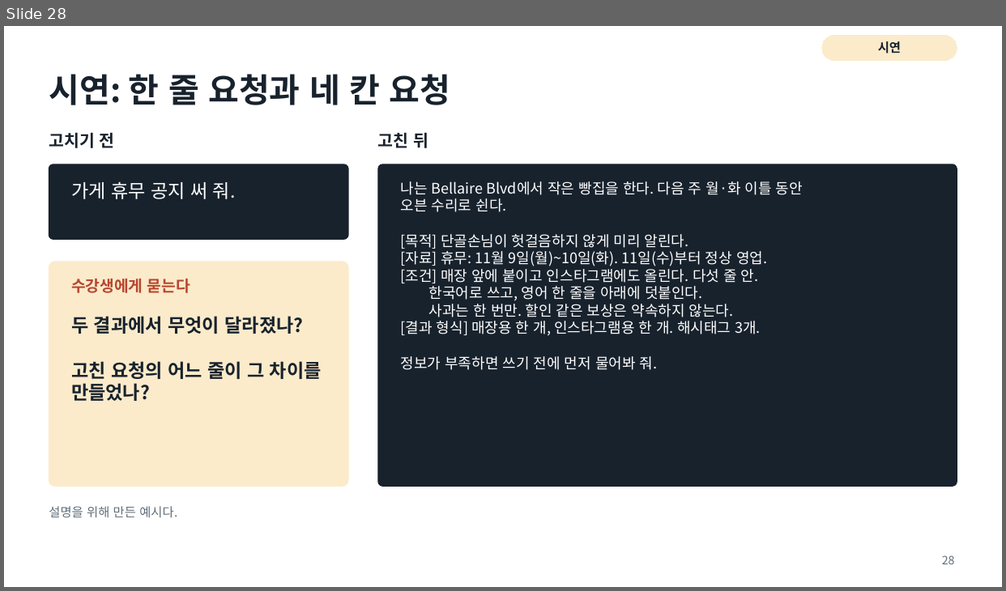
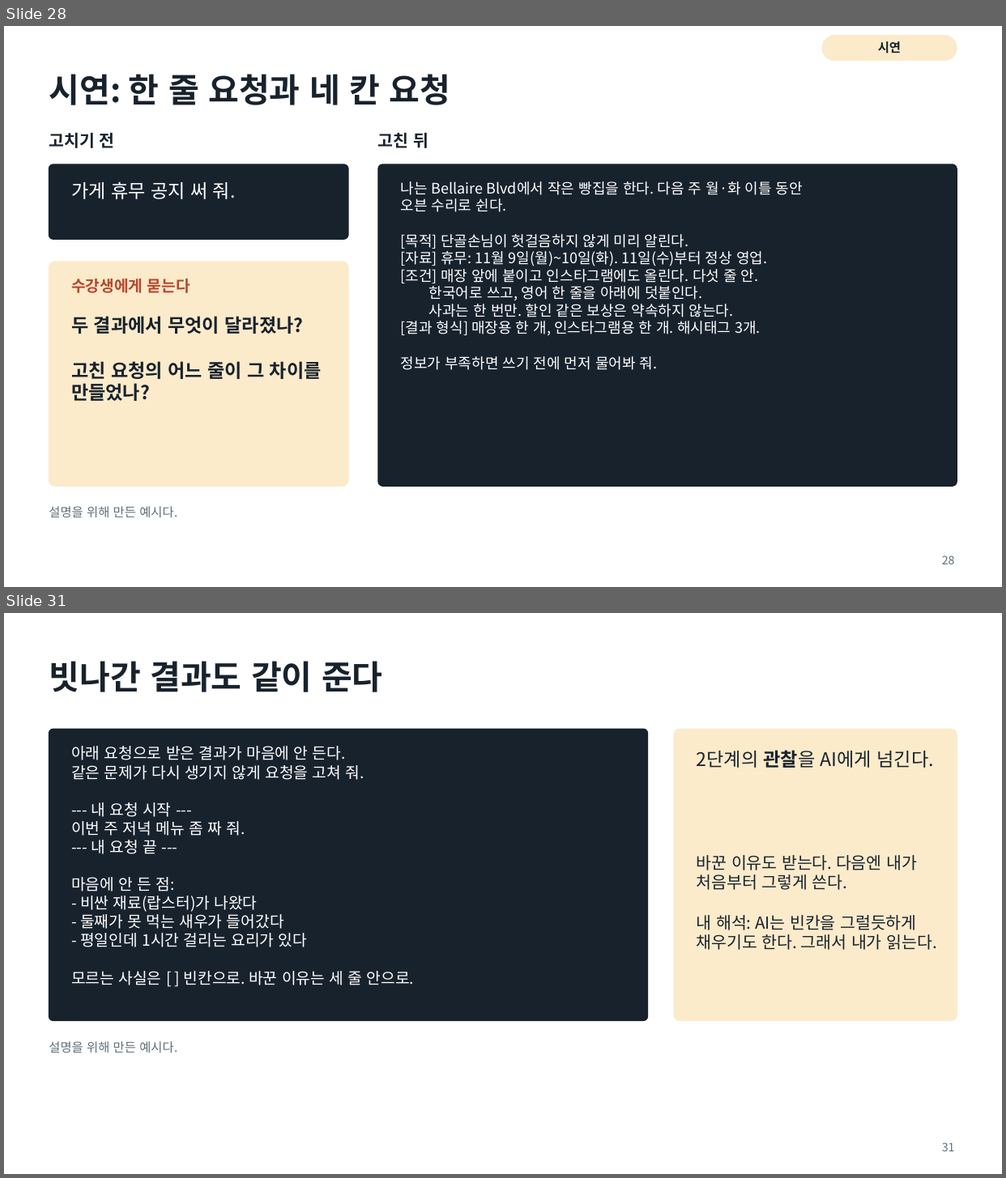
Before and after one commit to aplaxas/AI-Harness, a slide deck: courses/ai-for-work/2-week/decks/2주차-AI와-일하는-법.pptx. Shown one above the other, each under a label of ours: slide 28 before the commit, slides 28 and 31 after it; the slides between them are not shown. The pictures are 1006x591 and 1006x1178 pixels, drawn with LibreOffice and Linux fonts; fonts in the diff are those of the drawing. Boxes give left, top, right and bottom in pixels: in the first picture for what was removed or moved away, otherwise in the second. Text is boxed around its words. In the diff, an @@ line names an element or a change of style, - is before the commit and + after.

```diff
--- a/courses/ai-for-work/2-week/decks/2주차-AI와-일하는-법.pptx
+++ b/courses/ai-for-work/2-week/decks/2주차-AI와-일하는-법.pptx
@@ slide 31 added at (4, 613, 1002, 1174), background #FFFFFF @@
@@ title added at (49, 661, 383, 692), 32 pt, text #18222D, bold @@
+빗나간 결과도 같이 준다
@@ rounded rectangle added at (49, 729, 648, 1021), fill #18222D, outline #18222D 1 pt @@
@@ rounded rectangle added at (674, 729, 957, 1021), fill #FBEBCB, outline #FBEBCB 1 pt @@
@@ text added at (71, 746, 415, 986), 15 pt, text #FFFFFF @@
+아래 요청으로 받은 결과가 마음에 안 든다.
+같은 문제가 다시 생기지 않게 요청을 고쳐 줘.
+--- 내 요청 시작 ---
+이번 주 저녁 메뉴 좀 짜 줘.
+--- 내 요청 끝 ---
+마음에 안 든 점:
+- 비싼 재료(랍스터)가 나왔다
+- 둘째가 못 먹는 새우가 들어갔다
+- 평일인데 1시간 걸리는 요리가 있다
+모르는 사실은 [ ] 빈칸으로. 바꾼 이유는 세 줄 안으로.
@@ text added at (697, 750, 934, 768), 18 pt, text #18222D @@
+2단계의 관찰을 AI에게 넘긴다.
@@ text added at (697, 855, 936, 950), 16 pt, text #18222D @@
+바꾼 이유도 받는다. 다음엔 내가 처음부터 그렇게 쓴다.
+내 해석: AI는 빈칸을 그럴듯하게 채우기도 한다. 그래서 내가 읽는다.
@@ text added at (49, 1041, 177, 1053), 12 pt, text #5F6E7A @@
+설명을 위해 만든 예시다.
@@ page number added at (942, 1143, 955, 1152), 11 pt, text #5F6E7A @@
+31
```
Also in this commit, not shown: 4 slides changed, 23 other slides added, 8 other files.
